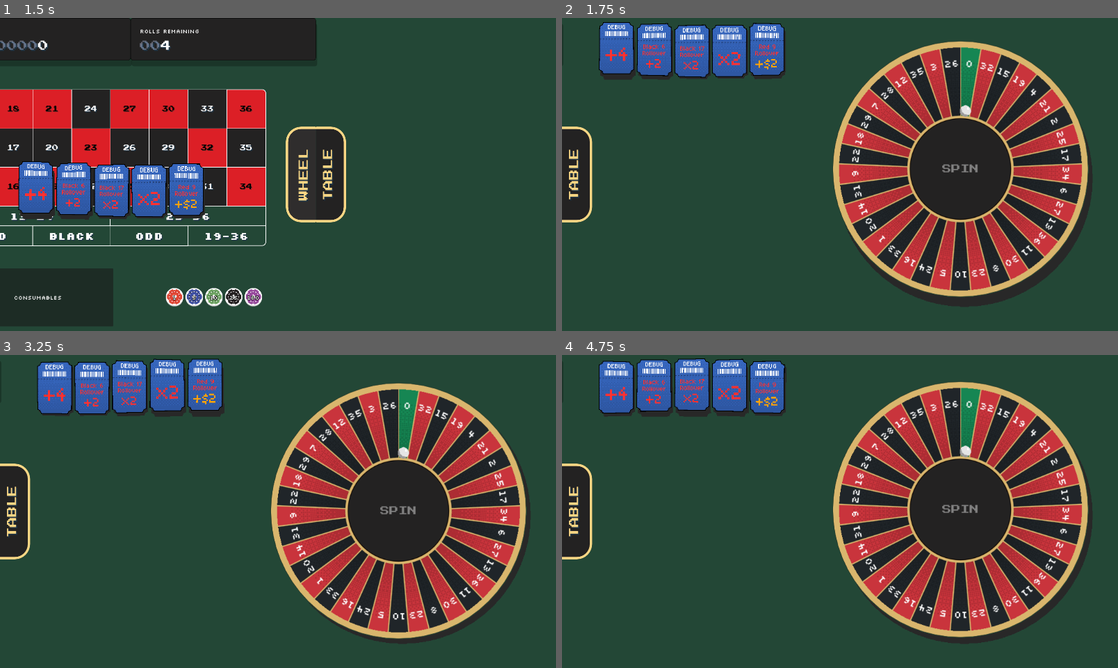
Above: before the commit, frames 1-4 (two rows, left to right).
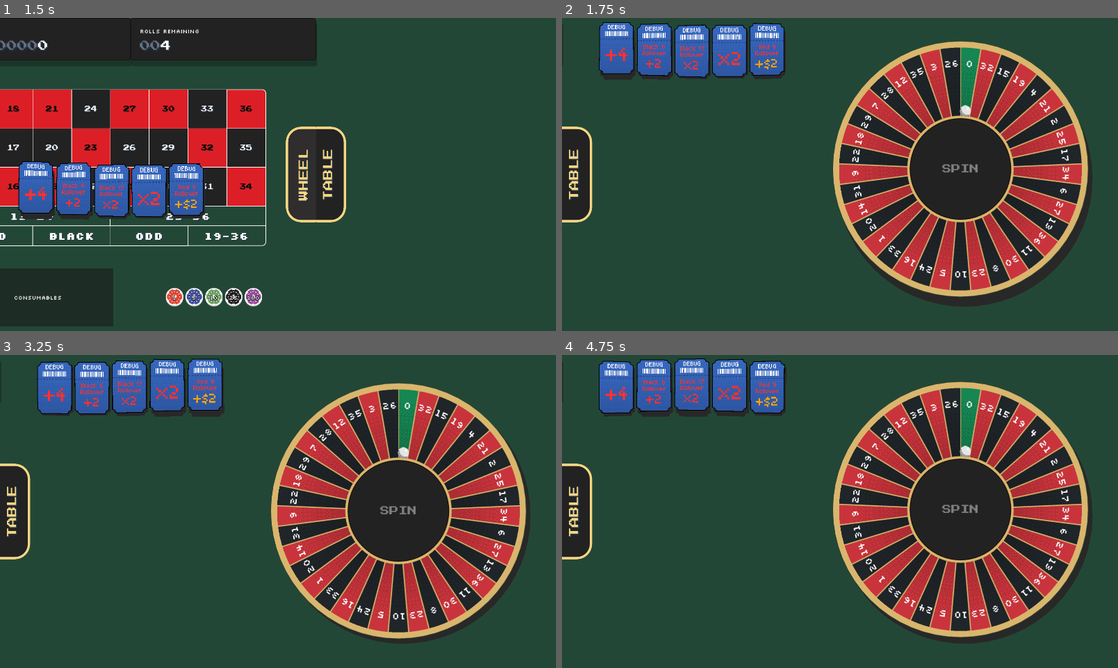
Above: after the commit, the same moments.

Repository: ross-ca/roulette-wheel
Game: Godot game, scene res://scenes/intro/intro.tscn
Same seed, same stepped clock (60 frames per second), same inputs: the game is played once before the commit and once after it. Video files are missing from this copy of the repository; at most half a second of black plays in their place.
Inputs (mouse positions are in pixels of both pictures, inside the frame that each line leads up to):
- Up to frame 1 (1.5 s): tap Enter at 0.5 s; move the mouse to (400, 158) at 0.52 s; click (400, 158) at 0.67 s; click "WHEEL" at 1.25 s
- Up to frame 2 (1.75 s): no input
- Up to frame 3 (3.25 s): click "TABLE" at 2 s; click "WHEEL" at 2.75 s
- Up to frame 4 (4.75 s): click "TABLE" at 3.5 s; click "WHEEL" at 4.25 s

Frame 1 is identical in both runs. In frame 2, 0.5% of the frame differs, in the area x 48-95%, y 7-90%; in frame 3, 0.5%; in frame 4, 0.5%.

Commit message:
fix: draw wheel subviewport at correct resolution

Diff:
--- a/scenes/play/play.tscn
+++ b/scenes/play/play.tscn
@@ -66,6 +66,8 @@
 [node name="SubViewport" type="SubViewport" parent="." unique_id=1916336550]
 transparent_bg = true
 size = Vector2i(600, 600)
+size_2d_override = Vector2i(600, 600)
+size_2d_override_stretch = true
 render_target_update_mode = 4
 
 [node name="RouletteWheel" parent="SubViewport" unique_id=1334309236 instance=ExtResource("1_ig7tw")]
--- a/scenes/wheel/wheel_shader.gdshader
+++ b/scenes/wheel/wheel_shader.gdshader
@@ -5,18 +5,22 @@
 uniform vec2 offset_in_pixels = vec2(4.0, 4.0);
 uniform float bob_pixels : hint_range(0.0, 32.0) = 12.0;
 uniform float bob_speed : hint_range(0.0, 6.0) = 1.25;
+// The wheel's layout size (its SubViewport's size_2d_override), set by WheelView. The pixel offsets
+// above are in the wheel's own pixels, so they look the same whatever resolution it renders at.
+uniform vec2 design_size = vec2(600.0, 600.0);
 
 void fragment()
 {
+	vec2 design_pixel = 1.0 / design_size;
 	// Lift by the amplitude so the lowest point of the bob is the resting position.
 	float bob = sin(TIME * bob_speed) * bob_pixels + bob_pixels;
-	vec2 sample_uv = UV + vec2(0.0, bob) * TEXTURE_PIXEL_SIZE;
+	vec2 sample_uv = UV + vec2(0.0, bob) * design_pixel;
 
 	vec4 current_color = texture(TEXTURE, sample_uv);
 
 	// Shadow is cast from the wheel at rest, so it stays put while the wheel bobs.
 	if (length(current_color - background_color) < 0.01) {
-		vec2 shadow_uv = UV - offset_in_pixels * TEXTURE_PIXEL_SIZE;
+		vec2 shadow_uv = UV - offset_in_pixels * design_pixel;
 
 		if (shadow_uv.x >= 0.0 && shadow_uv.y >= 0.0 && shadow_uv.x <= 1.0 && shadow_uv.y <= 1.0) {
 			vec4 offset_color = texture(TEXTURE, shadow_uv);
--- a/scenes/wheel_view/wheel_view.gd
+++ b/scenes/wheel_view/wheel_view.gd
@@ -7,6 +7,8 @@
 ## The wheel and its SPIN button are drawn in a SubViewport in play.tscn, so the wheel shader bobs
 ## and shadows the button with the wheel. WheelOutput shows the viewport's texture and forwards the
 ## mouse into it, since a SubViewport outside a SubViewportContainer gets no input of its own.
+## The viewport lays the wheel out at its fixed size_2d_override (the design size) but renders at
+## as many pixels as WheelOutput covers on screen, so the wheel stays sharp at any window size.
 
 signal betting_requested
 signal spin_requested
@@ -32,6 +34,7 @@
 @onready var _wheel_output: TextureRect = %WheelOutput
 
 var _viewport: SubViewport
+var _design_size := Vector2.ZERO # the viewport's size_2d_override, which the wheel is laid out in
 var _spin_button: Button
 var _pocket_colours := {} # pocket number -> Pocket.colour, for number bets' badges
 
@@ -40,6 +43,9 @@
 	_wheel_output.gui_input.connect(_forward_to_wheel)
 	_wheel_output.mouse_entered.connect(_notify_wheel.bind(NOTIFICATION_VP_MOUSE_ENTER))
 	_wheel_output.mouse_exited.connect(_notify_wheel.bind(NOTIFICATION_VP_MOUSE_EXIT))
+	# The window's stretch scale can change without WheelOutput's size changing, so watch both.
+	_wheel_output.resized.connect(_fit_wheel_resolution)
+	get_viewport().size_changed.connect(_fit_wheel_resolution)
 
 
 func _on_back_button_pressed() -> void:
@@ -47,14 +53,17 @@
 
 
 ## The wheel's SubViewport and the SPIN button in it, which both live in play.tscn. The button is
-## sized to cover the wheel's hub, `hub_radius` in the viewport's pixels, and centred on it.
+## sized to cover the wheel's hub, `hub_radius` in the wheel's design pixels, and centred on it.
 func set_wheel(viewport: SubViewport, spin_button: Button, hub_radius: float) -> void:
 	_viewport = viewport
+	_design_size = Vector2(viewport.size_2d_override)
 	_wheel_output.texture = viewport.get_texture()
+	(_wheel_output.material as ShaderMaterial).set_shader_parameter("design_size", _design_size)
 	_spin_button = spin_button
 	_spin_button.size = Vector2.ONE * 2.0 * hub_radius
-	_spin_button.position = (Vector2(viewport.size) - _spin_button.size) / 2.0
+	_spin_button.position = (_design_size - _spin_button.size) / 2.0
 	_spin_button.pressed.connect(spin_requested.emit)
+	_fit_wheel_resolution()
 
 
 ## Number bets' badges take their pocket's colour, like the table's tiles.
@@ -138,15 +147,32 @@
 	return table_style.outside
 
 
+# How much bigger than its design size the wheel is drawn in WheelOutput, which shows the texture as
+# big as fits and centred (keep aspect centred).
+func _shown_scale() -> float:
+	return minf(_wheel_output.size.x / _design_size.x, _wheel_output.size.y / _design_size.y)
+
+
+# Renders the wheel at the pixels it covers on screen: its shown size times the window's stretch
+# scale (1920x1080 is scaled to fit the window).
+func _fit_wheel_resolution() -> void:
+	if _viewport == null:
+		return
+	var screen_scale := get_viewport().get_final_transform().get_scale() \
+			* _wheel_output.get_global_transform_with_canvas().get_scale()
+	var pixels := (_design_size * _shown_scale() * screen_scale).ceil()
+	if pixels.x >= 1.0 and pixels.y >= 1.0:
+		_viewport.size = Vector2i(pixels)
+
+
 # Passes mouse events on WheelOutput into the viewport, moved from WheelOutput's space into the
-# viewport's. The texture is drawn as big as fits and centred (keep aspect centred). The shader's bob
-# isn't accounted for, so the clickable hub sits where the wheel is at rest.
+# wheel's design space (local coordinates skip the viewport's stretch, so they go in unscaled). The
+# shader's bob isn't accounted for, so the clickable hub sits where the wheel is at rest.
 func _forward_to_wheel(event: InputEvent) -> void:
 	if _viewport == null or not (event is InputEventMouse):
 		return
-	var texture_size := Vector2(_viewport.size)
-	var shown := minf(_wheel_output.size.x / texture_size.x, _wheel_output.size.y / texture_size.y)
-	var offset := (_wheel_output.size - texture_size * shown) / 2.0
+	var shown := _shown_scale()
+	var offset := (_wheel_output.size - _design_size * shown) / 2.0
 	var local: InputEventMouse = event.duplicate()
 	local.position = (event.position - offset) / shown
 	local.global_position = local.position
Not shown, changed: CLAUDE.md
Not shown, changed: docs/architecture.md
Not shown, changed: docs/scene-flow.md
